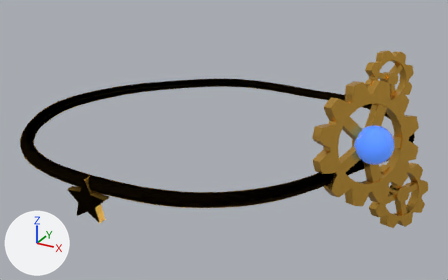
What one commit did to the glTF model public/avatar/items/circlet_gear.glb.
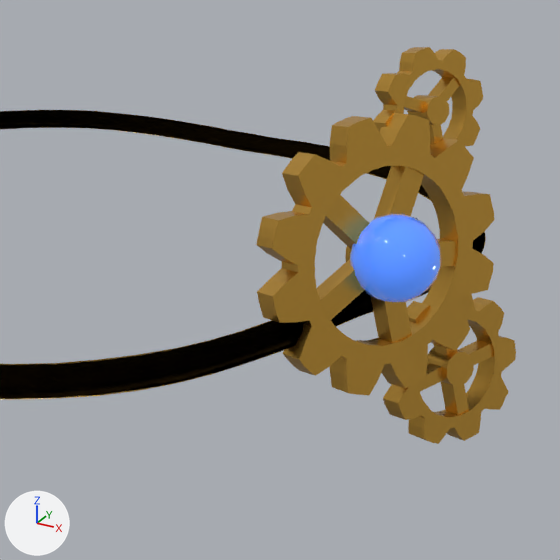
Old and new are each drawn whole from a 50 mm camera at (0.104, -0.2751, 1.1979) aimed at (-0.0298, -0.0319, 1.0763) and again close up on the part from 44% to 100% of the width and 11% to 100% of the height. The lights are fixed; the arrows at lower left show +X, +Y and +Z. The older version's two pictures come first. Vertices at exactly the same position are counted once.

Before the edit, the objects in view are built like this:
```python
me_circlet_gear_gem = bpy.data.meshes.new('circlet_gear_gem')
me_circlet_gear_gem.from_pydata(...)  # 146 vertices, 288 faces; spans x 0.0433..0.0583, y -0.069..-0.054, z 1.0951..1.1101
me_circlet_gear_gem.materials.append(mat_gem)  # blue #3f7bff, glowing blue #3f69b3
me_circlet_gear_gold = bpy.data.meshes.new('circlet_gear_gold')
me_circlet_gear_gold.from_pydata(...)  # 1954 vertices, 3864 faces; spans x -0.116..0.069, y -0.13..0.093, z 1.059..1.134
me_circlet_gear_gold.materials.append(mat_gold)  # orange #e7b24c
ob_circlet_gear_gem = bpy.data.objects.new('circlet_gear_gem', me_circlet_gear_gem)
ob_circlet_gear_gem.location = (0.0, 0.0, 0.0)
ob_circlet_gear_gold = bpy.data.objects.new('circlet_gear_gold', me_circlet_gear_gold)
ob_circlet_gear_gold.location = (0.0, 0.0, 0.0)
```
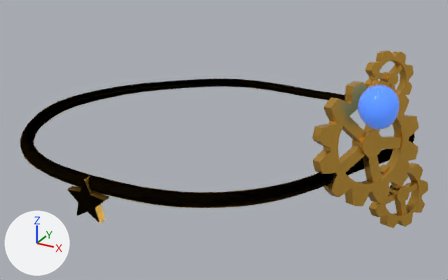
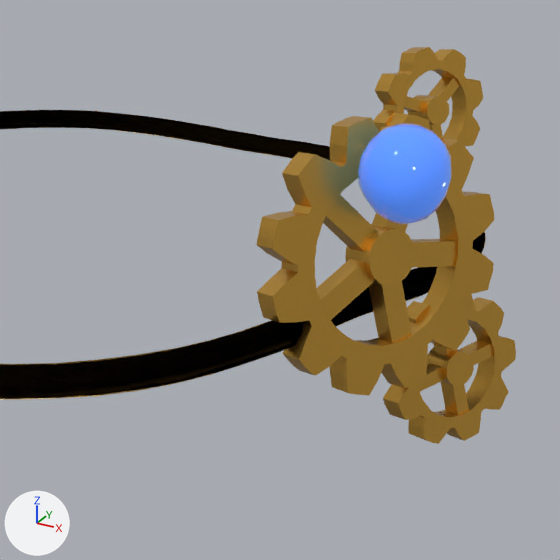
The newer file adds a shape key; the second version is drawn at full value of the shape key 'face_long' of 'circlet_gear_gem', and the change is written as the vertex moves it makes.

Location of each change, [x1, y1, x2, y2] in pixels of the close-ups (560 x 560 px):
'circlet_gear_gem', reshaped (15% taller): before [350, 214, 441, 302]; after [358, 123, 452, 224]

The change in detail:
me_circlet_gear_gem is used by ob_circlet_gear_gem; location (0.0, 0.0, 0.0).
me_circlet_gear_gem had 146 vertices, 288 faces and spanned x 0.0433..0.0583, y -0.069..-0.054, z 1.0951..1.1101.
me_circlet_gear_gem now has 146 vertices, 288 faces and spans x 0.0433..0.0583, y -0.069..-0.054, z 1.1093..1.1259.
me_circlet_gear_gem part 1: 146 of 146 vertices moved; they spanned x 0.0433..0.0583, y -0.069..-0.054, z 1.0951..1.1101 and now span x 0.0433..0.0583, y -0.069..-0.054, z 1.1093..1.1259; mean shift (0.0, 0.0, 0.0152).
